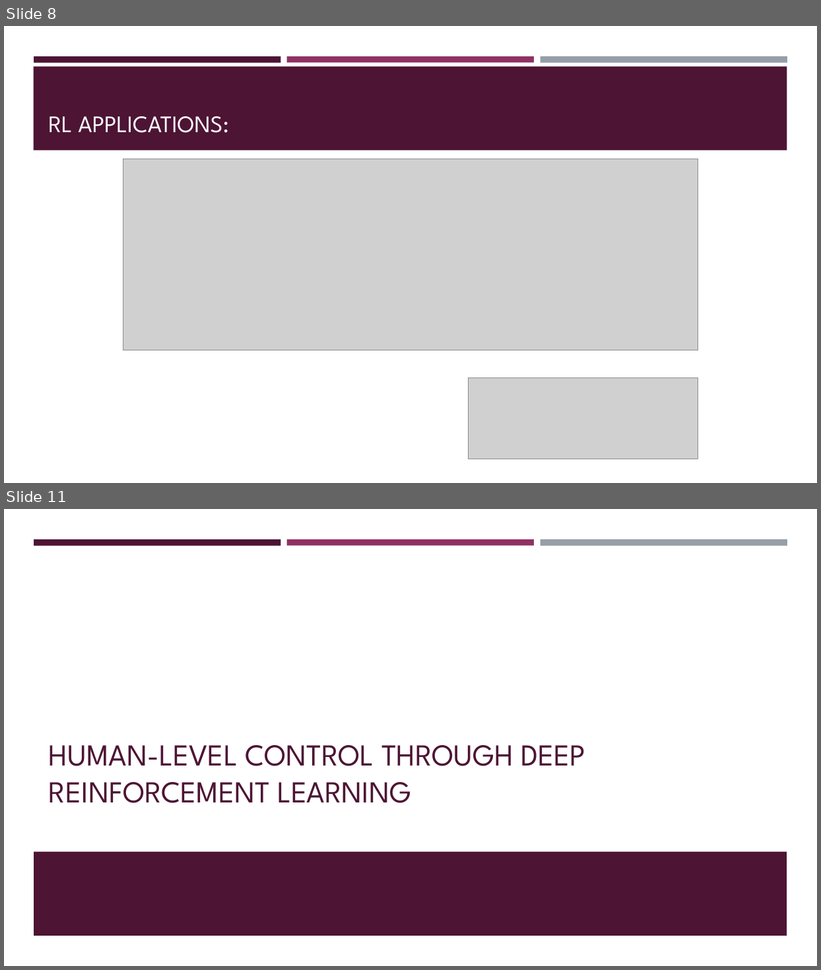
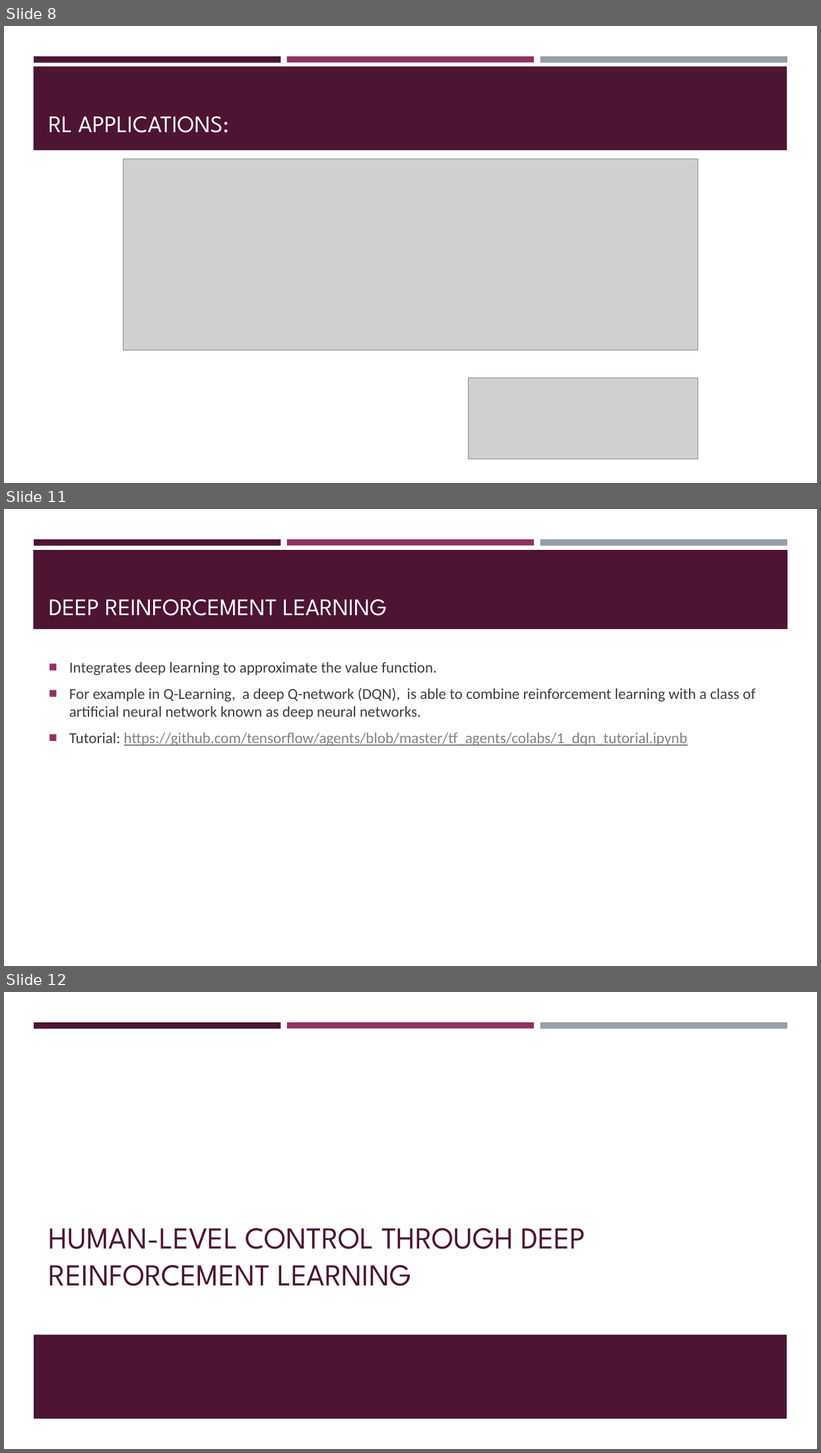
Before and after one commit to Boty22/Global-AI-Bootcamp-DRL, a slide deck: From RL to DRL.pptx. Shown one above the other, each under a label of ours: slides 8 and 11 before the commit, slides 8, 11 and 12 after it; the slides between them are not shown. The pictures are 821x970 and 821x1453 pixels, drawn with LibreOffice and Linux fonts; fonts in the diff are those of the drawing; grey boxes stand for pictures. Boxes give left, top, right and bottom in pixels: in the first picture for what was removed or moved away, otherwise in the second. Text is boxed around its words. In the diff, an @@ line names an element or a change of style, - is before the commit and + after.

```diff
--- a/From RL to DRL.pptx
+++ b/From RL to DRL.pptx
@@ slide 11 added at [4,509,817,966], background #FFFFFF; not listed: 3 template elements that a slide beside it also shows @@
@@ rectangle added at [33,550,788,629], fill #4D1434 @@
@@ title added at [49,599,387,616], 28 pt, text #FFFFFF @@
+DEEP REINFORCEMENT LEARNING
@@ text added at [69,662,756,746], 18 pt, text #3D3D3D @@
+■ Integrates deep learning to approximate the value function.
+■ For example in Q-Learning, a deep Q-network (DQN), is able to combine reinforcement learning with a class of artificial neural network known as deep neural networks.
+■ Tutorial: https://github.com/tensorflow/agents/blob/master/tf_agents/colabs/1_dqn_tutorial.ipynb
@@ what was slide 11 is now slide 12 @@
```
Also in this commit, not shown: 3 slides changed, 1 other file.
